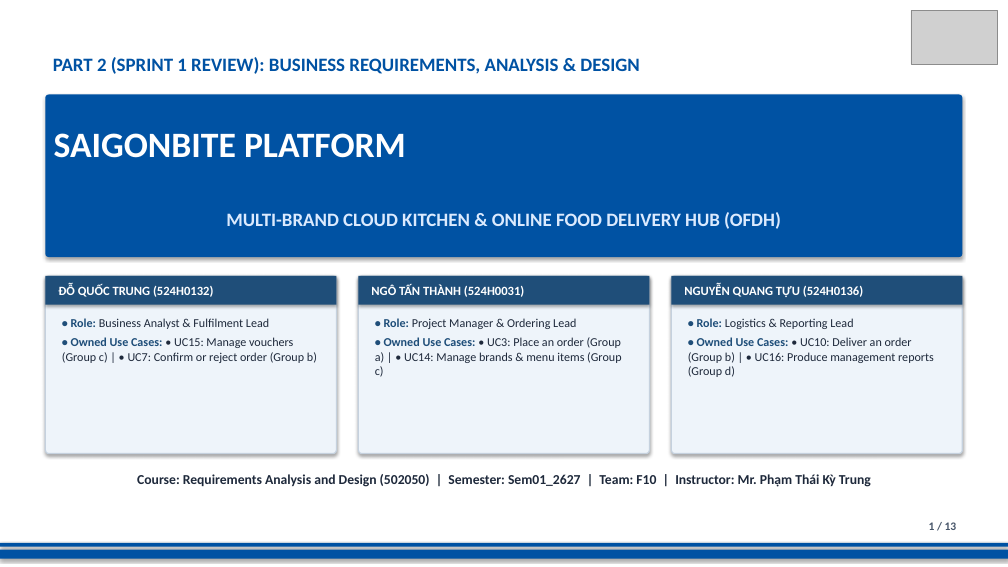
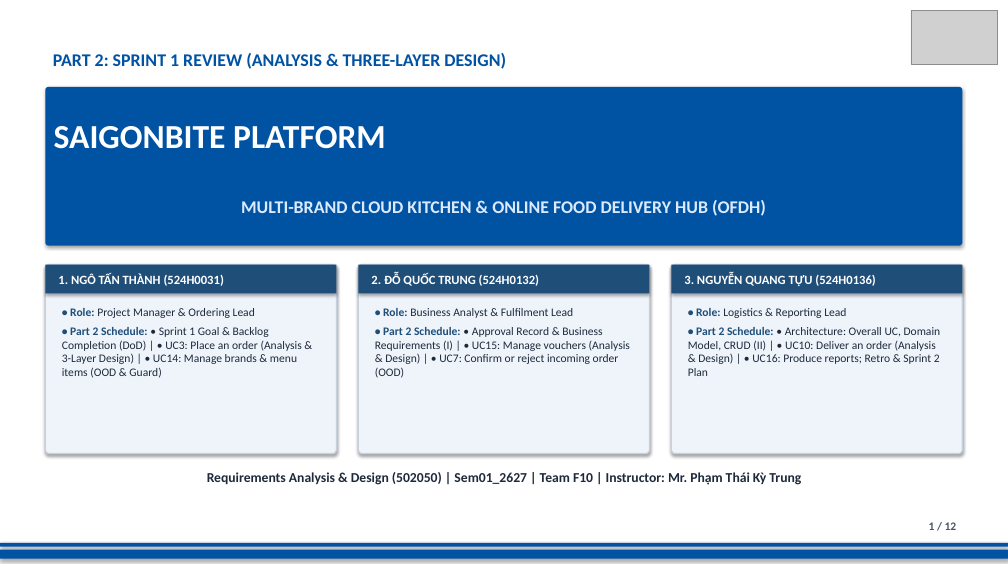
Before and after one commit to DoQuocTrung06/SaigonBite-RAD-TeamF10, a slide deck: slide 1 of Part_2/TeamF10_Presentation_for_SaigonBite.pptx. Drawn at 1008x567 pixels with LibreOffice and Linux fonts; fonts in the diff are those of the drawing; grey boxes stand for pictures. Boxes give left, top, right and bottom in pixels: in the first picture for what was removed or moved away, otherwise in the second. Text is boxed around its words. In the diff, an @@ line names an element or a change of style, - is before the commit and + after.

```diff
--- a/Part_2/TeamF10_Presentation_for_SaigonBite.pptx
+++ b/Part_2/TeamF10_Presentation_for_SaigonBite.pptx
@@ text at (53, 53, 506, 69): text changed; size 18 to 17 pt @@
-PART 2 (SPRINT 1 REVIEW): BUSINESS REQUIREMENTS, ANALYSIS & DESIGN
+PART 2: SPRINT 1 REVIEW (ANALYSIS & THREE-LAYER DESIGN)
@@ rounded rectangle "SAIGONBITE PLATFORM": place and size @@
-rounded rectangle "SAIGONBITE PLATFORM" at (45, 95, 963, 257)
+rounded rectangle "SAIGONBITE PLATFORM" at (45, 87, 963, 246)
@@ rounded rectangle "SAIGONBITE PLATFORM" at (45, 87, 963, 246): size 34 to 32 pt in "SAIGONBITE PLATFORM"; size 18 to 17 pt in "MULTI-BRAND CLOUD KITCHEN & ONLINE FOOD DELIVERY ..." @@
@@ rounded rectangle: place and size @@
-rounded rectangle at (45, 276, 337, 454)
+rounded rectangle at (45, 265, 337, 454)
@@ rectangle "1. NGÔ TẤN THÀNH (524H0031)": place and size @@
-rectangle "1. NGÔ TẤN THÀNH (524H0031)" at (358, 276, 650, 305)
+rectangle "1. NGÔ TẤN THÀNH (524H0031)" at (45, 265, 337, 293)
@@ rounded rectangle: place and size @@
-rounded rectangle at (358, 276, 650, 454)
+rounded rectangle at (358, 265, 650, 454)
@@ rectangle "2. ĐỖ QUỐC TRUNG (524H0132)": place and size @@
-rectangle "2. ĐỖ QUỐC TRUNG (524H0132)" at (45, 276, 337, 305)
+rectangle "2. ĐỖ QUỐC TRUNG (524H0132)" at (358, 265, 650, 293)
@@ rectangle "3. NGUYỄN QUANG TỰU (524H0136)": place and size @@
-rectangle "3. NGUYỄN QUANG TỰU (524H0136)" at (671, 276, 963, 305)
+rectangle "3. NGUYỄN QUANG TỰU (524H0136)" at (671, 265, 963, 293)
@@ rounded rectangle: place and size @@
-rounded rectangle at (671, 276, 963, 454)
+rounded rectangle at (671, 265, 963, 454)
@@ text in rectangle at (58, 273, 224, 286): text changed @@
-NGÔ TẤN THÀNH (524H0031)
+1. NGÔ TẤN THÀNH (524H0031)
@@ text in rectangle at (371, 273, 539, 286): text changed @@
-ĐỖ QUỐC TRUNG (524H0132)
+2. ĐỖ QUỐC TRUNG (524H0132)
@@ text in rectangle at (684, 273, 875, 286): text changed @@
-NGUYỄN QUANG TỰU (524H0136)
+3. NGUYỄN QUANG TỰU (524H0136)
@@ text at (62, 308, 302, 378): text changed; size 11.5 to 11 pt @@
-• Role: Business Analyst & Fulfilment Lead
-• Owned Use Cases: • UC15: Manage vouchers (Group c) | • UC7: Confirm or reject order (Group b)
+• Role: Project Manager & Ordering Lead
+• Part 2 Schedule: • Sprint 1 Goal & Backlog Completion (DoD) | • UC3: Place an order (Analysis & 3-Layer Design) | • UC14: Manage brands & menu items (OOD & Guard)
@@ text at (375, 308, 630, 378): text changed; size 11.5 to 11 pt @@
-• Role: Project Manager & Ordering Lead
-• Owned Use Cases: • UC3: Place an order (Group a) | • UC14: Manage brands & menu items (Group c)
+• Role: Business Analyst & Fulfilment Lead
+• Part 2 Schedule: • Approval Record & Business Requirements (I) | • UC15: Manage vouchers (Analysis & Design) | • UC7: Confirm or reject incoming order (OOD)
@@ text "• Role: Logistics & Reporting ...": place and size @@
-text "• Role: Logistics & Reporting ..." at (688, 318, 934, 377)
+text "• Role: Logistics & Reporting ..." at (688, 308, 941, 376)
@@ text at (688, 327, 941, 376): text changed; size 11.5 to 11 pt @@
-• Owned Use Cases: • UC10: Deliver an order (Group b) | • UC16: Produce management reports (Group d)
+• Part 2 Schedule: • Architecture: Overall UC, Domain Model, CRUD (II) | • UC10: Deliver an order (Analysis & Design) | • UC16: Produce reports; Retro & Sprint 2 Plan
@@ text at (696, 308, 846, 318): size 11.5 to 11 pt in "• Role: Logistics & Reporting Lead" @@
@@ text at (207, 472, 801, 485): text changed @@
-Course: Requirements Analysis and Design (502050) | Semester: Sem01_2627 | Team: F10 | Instructor: Mr. Phạm Thái Kỳ Trung
+Requirements Analysis & Design (502050) | Sem01_2627 | Team F10 | Instructor: Mr. Phạm Thái Kỳ Trung
```
Also in this commit, not shown: 11 other slides changed, 1 slide removed.
